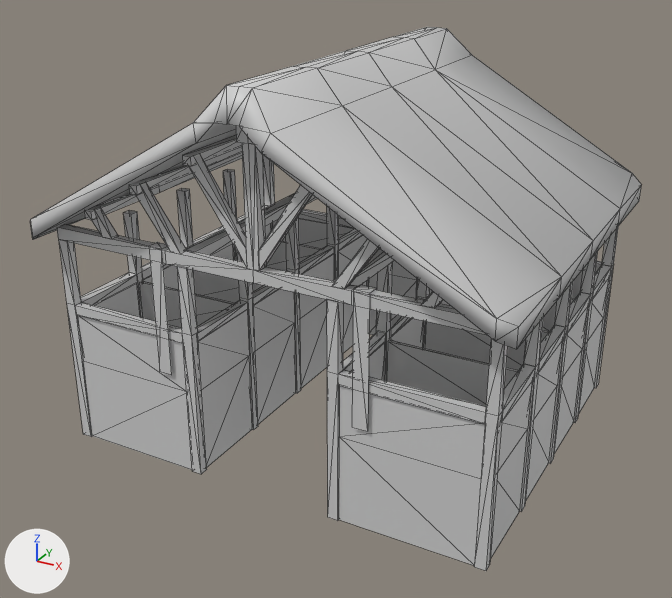
The COLLADA model art/meshes/structural/anglo_stables.dae as it was, and as the next commit left it.
Rendered twice from a 50 mm lens placed at (0.334, -0.644, 0.374), pointed at (-0.004, -0.029, 0.066). The axes (+X, +Y, +Z) are drawn at lower left. The lights are the same throughout. Mesh edges are drawn as thin lines. Where no turn or scale is listed for an object, it has been applied to the vertices. Vertices at the same position are counted once.

In view in the first picture: 'Stables'.
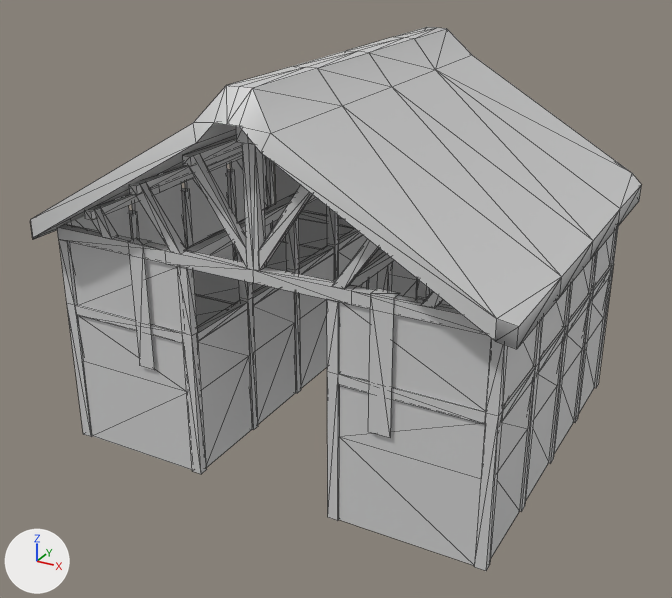
What differs and where, as boxes [x1, y1, x2, y2] in the pictures (672 x 598 px; the box of a moved part takes in the faces that stretch with it):
part 1 of me_cube, moved or reshaped
    before: [149, 242, 172, 375]
    after: [128, 238, 155, 370]
part 2 of me_cube, built on
    before: [352, 285, 376, 431]
    after: [67, 155, 614, 438]

What the commit changed:
me_cube is used by ob_stables; location (0.0, 0.0, 0.0813).
me_cube had 1121 vertices, 1216 faces and spanned x -0.192..0.192, y -0.177..0.164, z -0.13..0.181.
me_cube now has 1217 vertices, 1264 faces and spans x -0.192..0.192, y -0.177..0.164, z -0.13..0.181.
me_cube part 1: the loose piece of 6 vertices spanning x -0.09..-0.078, y -0.155..-0.145, z -0.046..0.057 is scaled about its middle by (1.24, 1, 1), then moved by (-0.018, 0.0, 0.0).
Part 2, on me_cube:
3 vertices are removed from x 0.078, y -0.155..-0.145, z -0.046..0.057.
4 faces are deleted.
51 vertices are added at x -0.177..0.178, y -0.155..0.141, z -0.046..0.057.
16 new vertices lie (0.0, 0.0, 0.072) away from vertices in x -0.174..0.176, y -0.144..0.134, z -0.009.
16 new vertices lie (0.0, 0.0, 0.07) away from vertices in x -0.177..0.178, y -0.146..0.135, z -0.008.
8 new vertices lie (0.106, 0.0, 0.0) away from vertices in x -0.17..0.066, y -0.152..0.141, z -0.008..0.046.
8 new vertices lie (0.0, 0.0, 0.055) away from vertices in x -0.168..0.169, y -0.15..0.139, z -0.009.
52 new faces join them.
